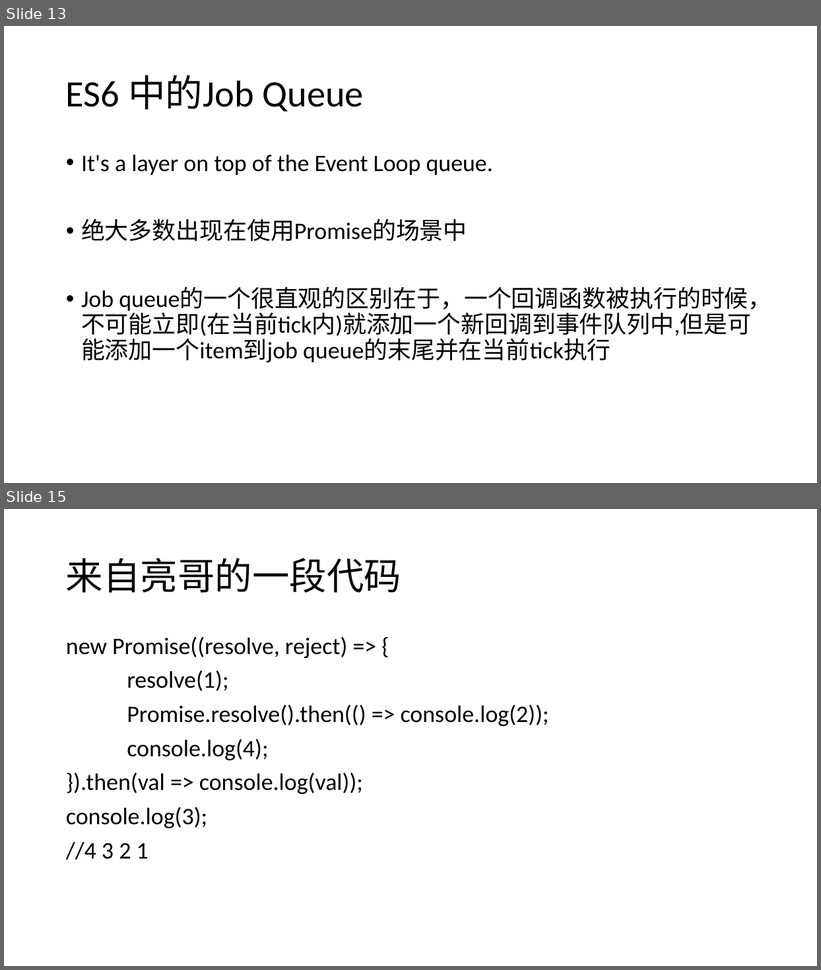
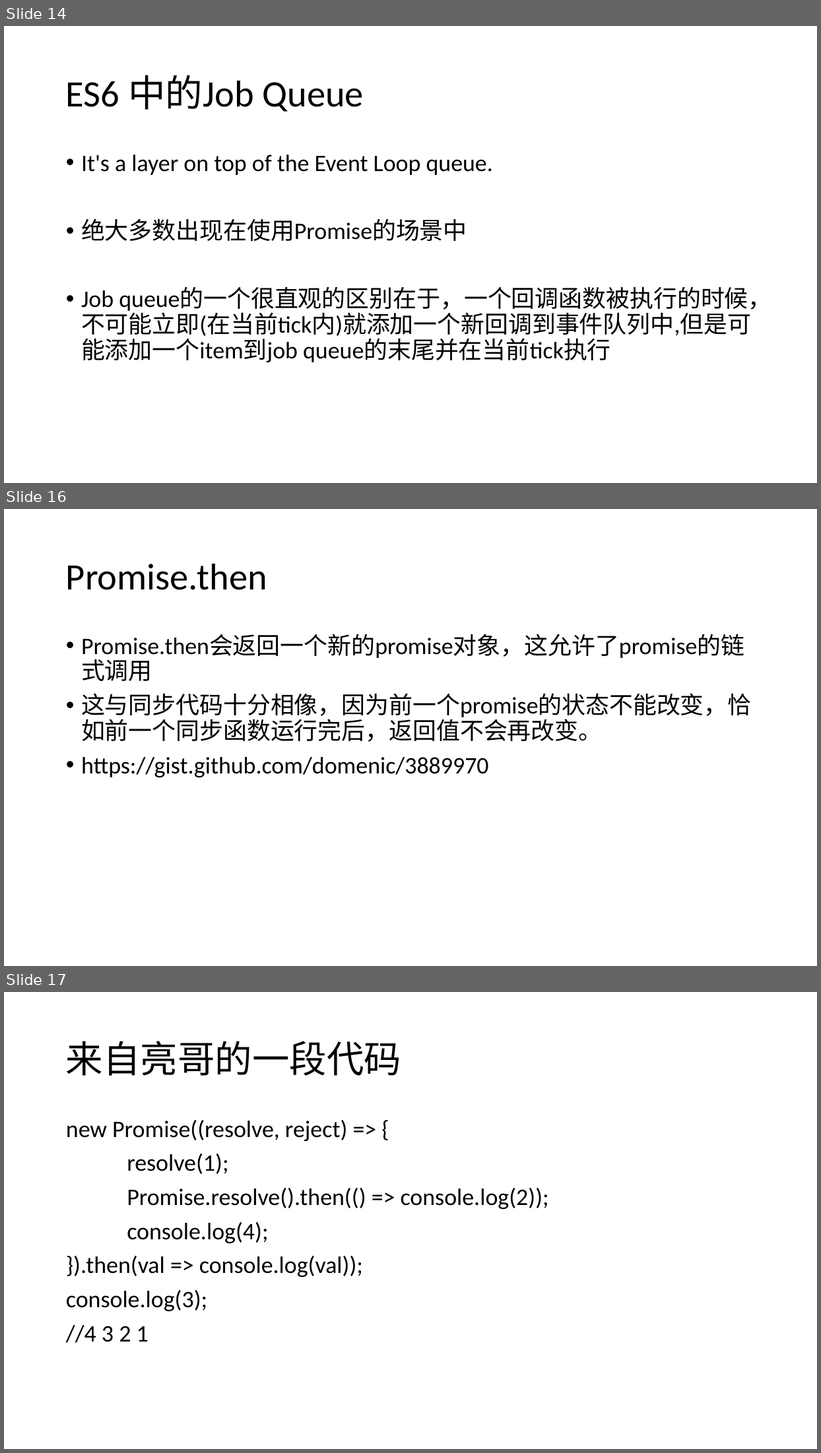
Before and after one commit to WHITE-ILMARE/Technique-Share, a slide deck: Deep Digging in Browser.pptx. Shown one above the other, each under a label of ours: slides 13 and 15 before the commit, slides 14, 16 and 17 after it; the slides between them are not shown. The pictures are 821x970 and 821x1453 pixels, drawn with LibreOffice and Linux fonts; fonts in the diff are those of the drawing. Boxes give left, top, right and bottom in pixels: in the first picture for what was removed or moved away, otherwise in the second. Text is boxed around its words. In the diff, an @@ line names an element or a change of style, - is before the commit and + after.

```diff
--- a/Deep Digging in Browser.pptx
+++ b/Deep Digging in Browser.pptx
@@ slide 16 added at (4,509,817,966), background #FFFFFF @@
@@ title added at (66,563,267,590), 44 pt, text #000000 @@
+Promise.then
@@ text added at (81,634,752,778), 28 pt, text #000000 @@
+• Promise.then会返回一个新的promise对象，这允许了promise的链式调用
+• 这与同步代码十分相像，因为前一个promise的状态不能改变，恰如前一个同步函数运行完后，返回值不会再改变。
+• https://gist.github.com/domenic/3889970
@@ what was slide 13 is now slide 14 @@
@@ what was slide 15 is now slide 17 @@
```
Also in this commit, not shown: 4 slides changed, 2 other slides added, 1 slide removed.
